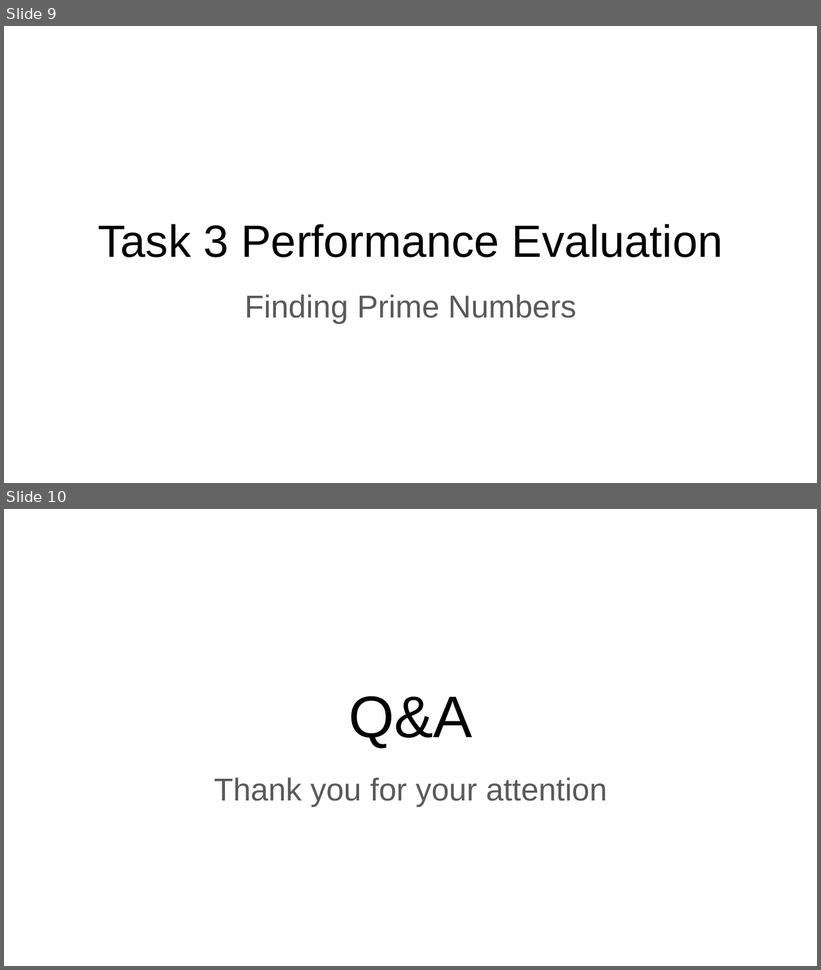
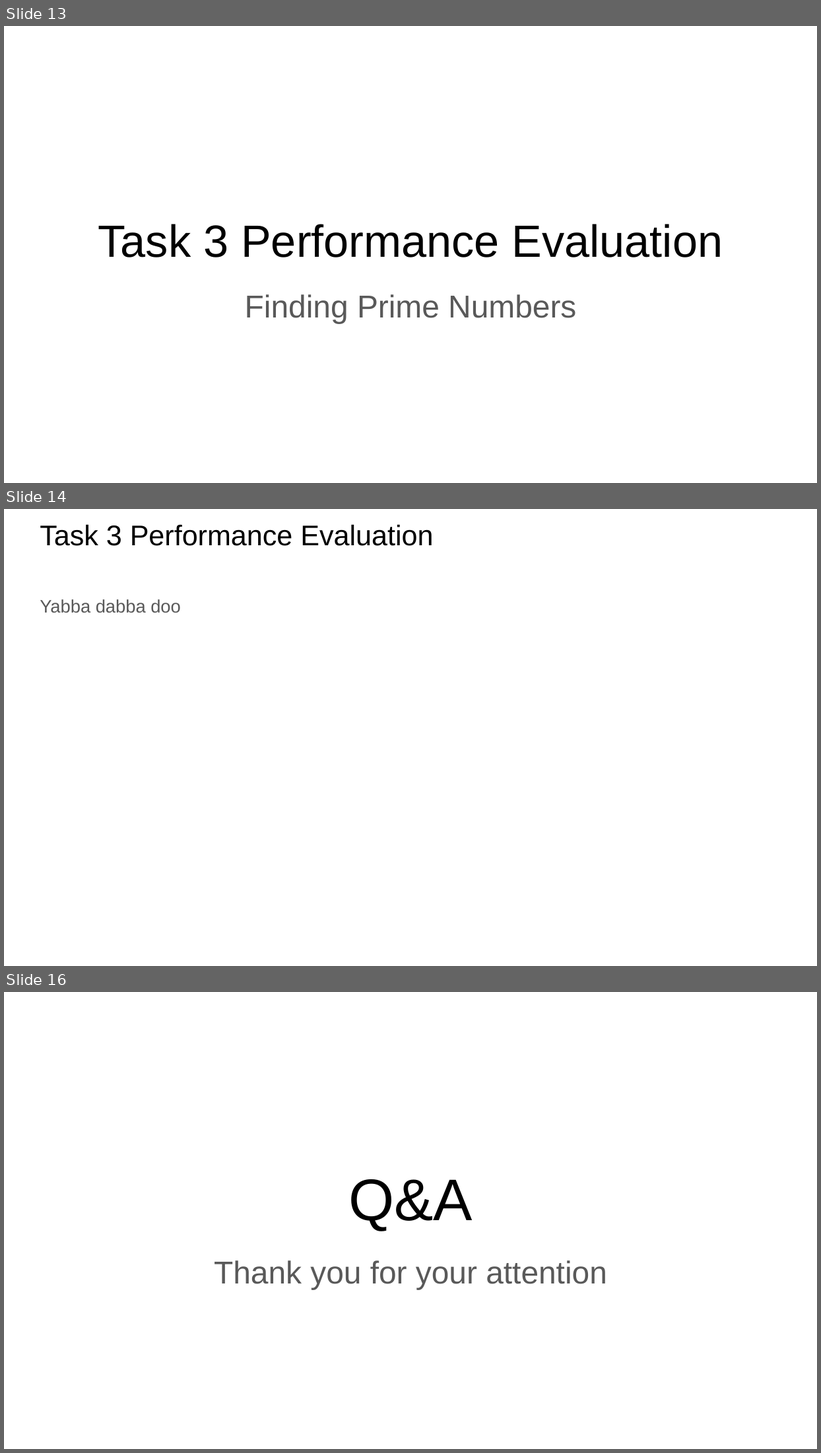
Before and after one commit to loolishen/FIT3143_Lab1, a slide deck: lab_2/FIT3143 Lab 2.pptx. Shown one above the other, each under a label of ours: slides 9 and 10 before the commit, slides 13, 14 and 16 after it; the slides between them are not shown. The pictures are 821x970 and 821x1453 pixels, drawn with LibreOffice and Linux fonts; fonts in the diff are those of the drawing. Boxes give left, top, right and bottom in pixels: in the first picture for what was removed or moved away, otherwise in the second. Text is boxed around its words. In the diff, an @@ line names an element or a change of style, - is before the commit and + after.

```diff
--- a/lab_2/FIT3143 Lab 2.pptx
+++ b/lab_2/FIT3143 Lab 2.pptx
@@ slide 14 added at (4, 509, 817, 966), background #FFFFFF @@
@@ title added at (40, 524, 433, 546), 25.2 pt, text #000000 @@
+Task 3 Performance Evaluation
@@ text added at (40, 599, 181, 613), 16 pt, text #595959 @@
+Yabba dabba doo
@@ what was slide 9 is now slide 13 @@
@@ what was slide 10 is now slide 16 @@
```
Also in this commit, not shown: 5 other slides added, 8 other files.
